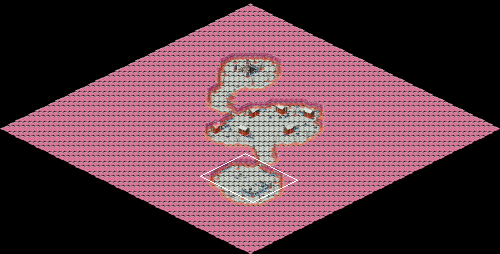
Tiled map: tiled/empyrean_campaign/temple_of_mez_3.tmx. Above: a wide view before the commit, with the close-up outlined.
Close-up. Earlier state:
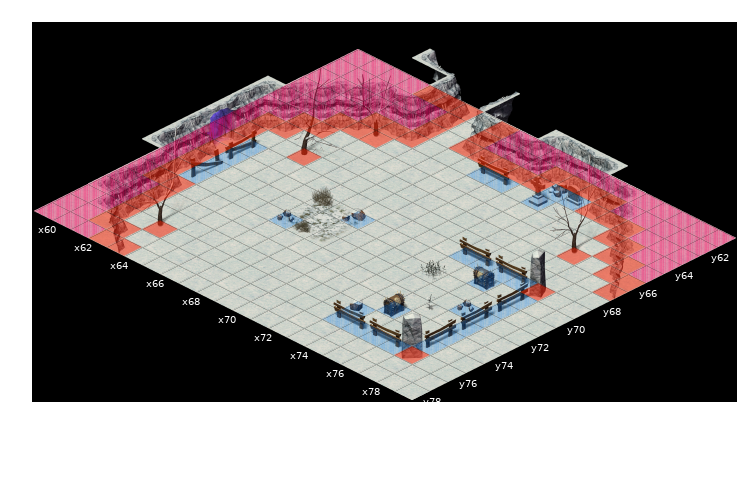
Cells are 192x96 px. Isometric: x runs down to the right, y down to the left. Shown: x 59..79, y 61..78. The commit also changed other parts of the map, which this record leaves out.
Now the later version:
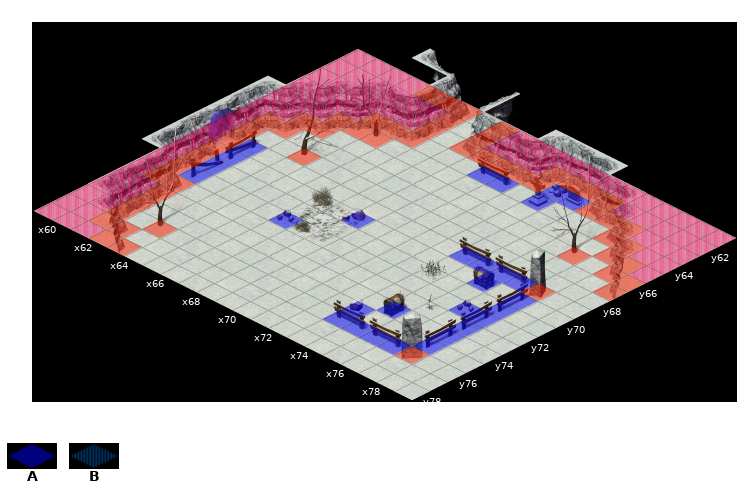
Key: from "collision": A 1, B 3.
_ is an empty cell.
Difference:
{"where": "layer \"collision\""}
{"y":63,"x":72,"old":"BB","new":"AA"}
{"y":64,"x":69,"old":"BB","new":"AA"}
{"y":64,"x":72,"old":"B","new":"A"}
{"y":69,"x":61,"old":"B","new":"A"}
{"y":69,"x":73,"old":"BBBB","new":"AAAA"}
{"y":70,"x":61,"old":"B","new":"A"}
{"y":70,"x":68,"old":"B","new":"A"}
{"y":70,"x":75,"old":"B","new":"A"}
{"y":70,"x":77,"old":"B","new":"A"}
{"y":71,"x":61,"old":"B","new":"A"}
{"y":71,"x":77,"old":"B","new":"A"}
{"y":72,"x":61,"old":"B","new":"A"}
{"y":72,"x":66,"old":"B","new":"A"}
{"y":72,"x":76,"old":"BB","new":"AA"}
{"y":73,"x":77,"old":"B","new":"A"}
{"y":74,"x":74,"old":"B","new":"A"}
{"y":74,"x":77,"old":"B","new":"A"}
{"y":75,"x":73,"old":"B","new":"A"}
{"y":75,"x":77,"old":"B","new":"A"}
{"y":76,"x":73,"old":"BBBB","new":"AAAA"}
{"label":"changed","picture_box":[178,139,268,184]}
{"label":"changed","picture_box":[466,166,592,211]}
{"label":"changed","picture_box":[268,211,304,229]}
{"label":"changed","picture_box":[340,211,376,229]}
{"label":"changed","picture_box":[322,247,538,355]}
